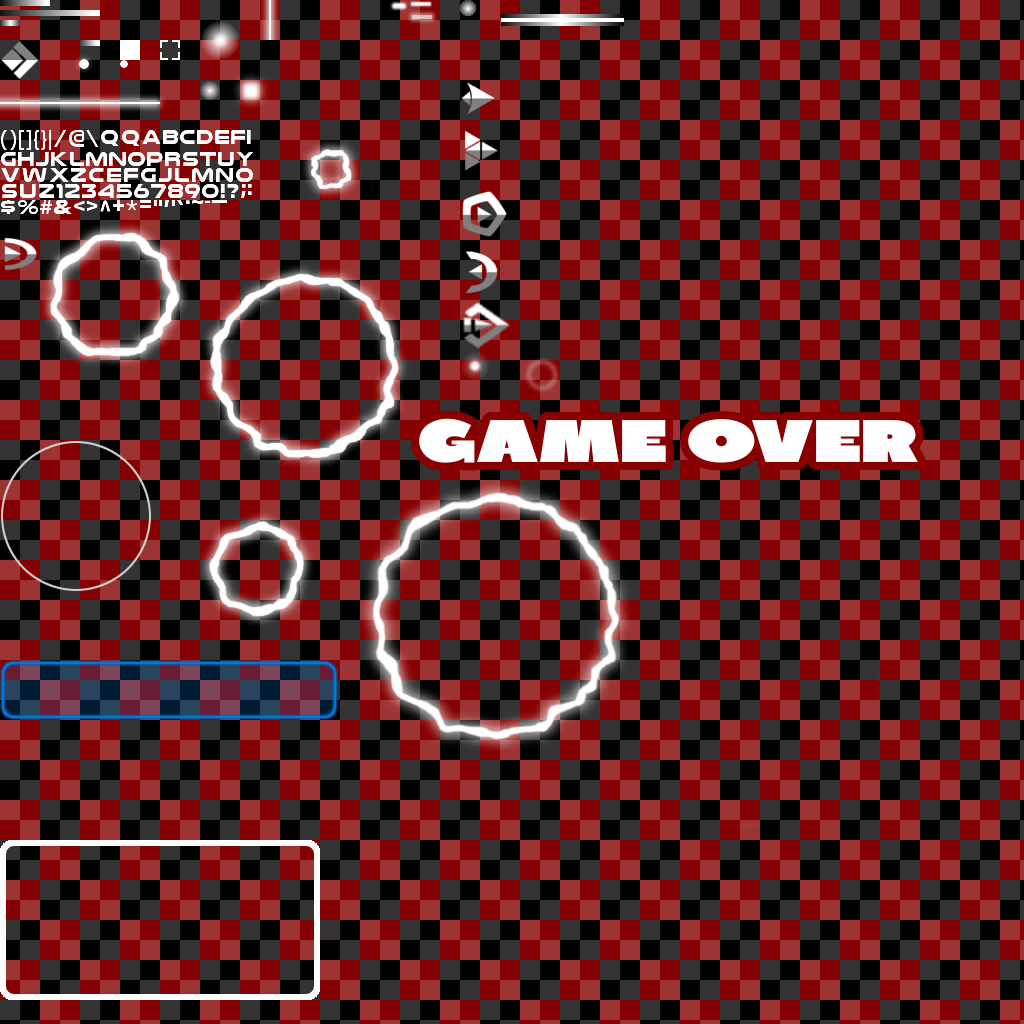
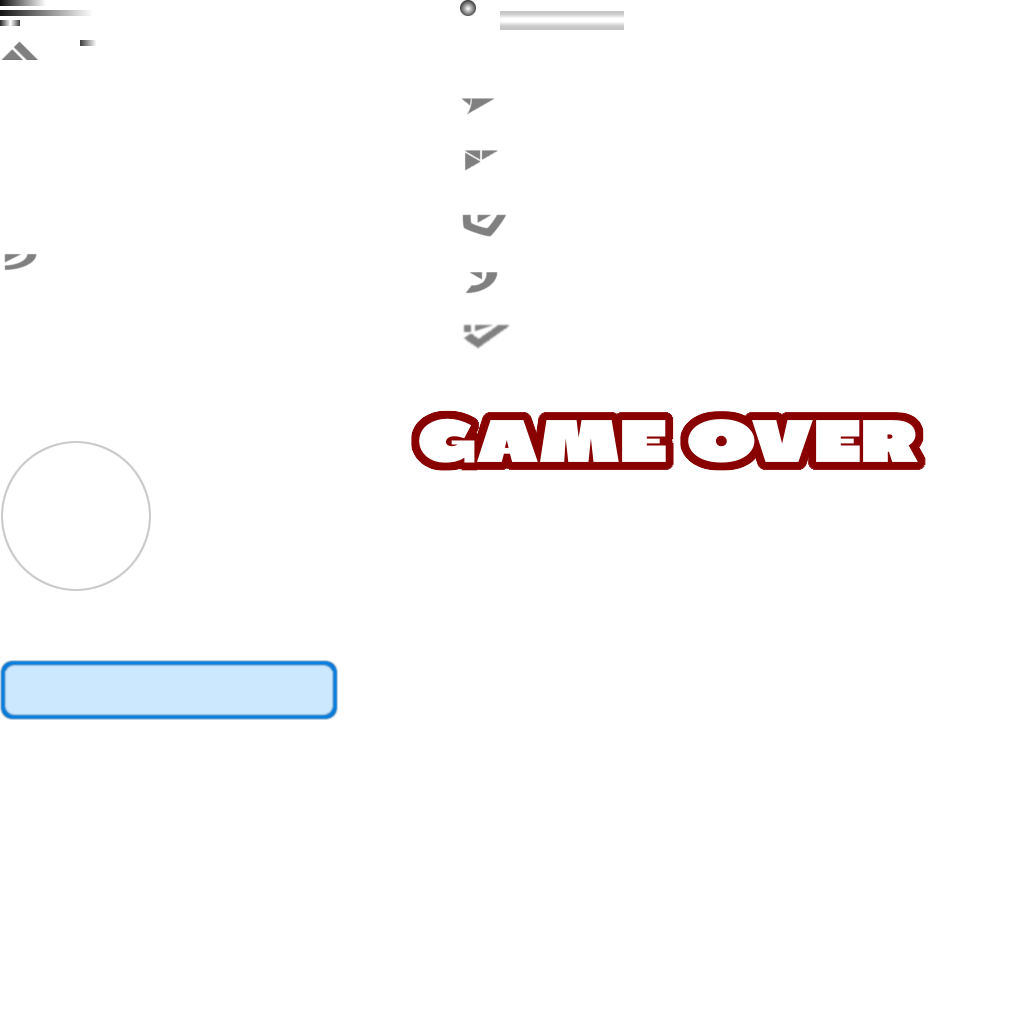
Comparing the layer stacks of the two 1024px x 1024px images. Changes:
hid "Ebene #27" over <box>501,14,624,26</box>
added layer "Ebene #6" above "Ebene #23" over <box>492,11,639,29</box>
painted on "Ebene #23" over <box>500,11,624,30</box>
added layer "Ebene #24" above "Ebene #17" over <box>500,0,624,40</box>
hid "Ebene #17" over <box>0,0,1024,1024</box>
